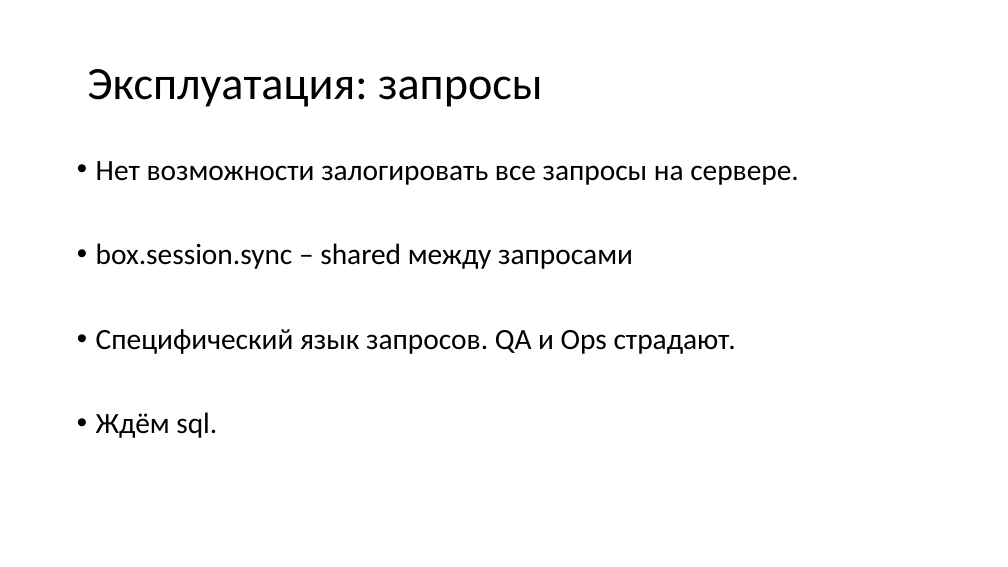
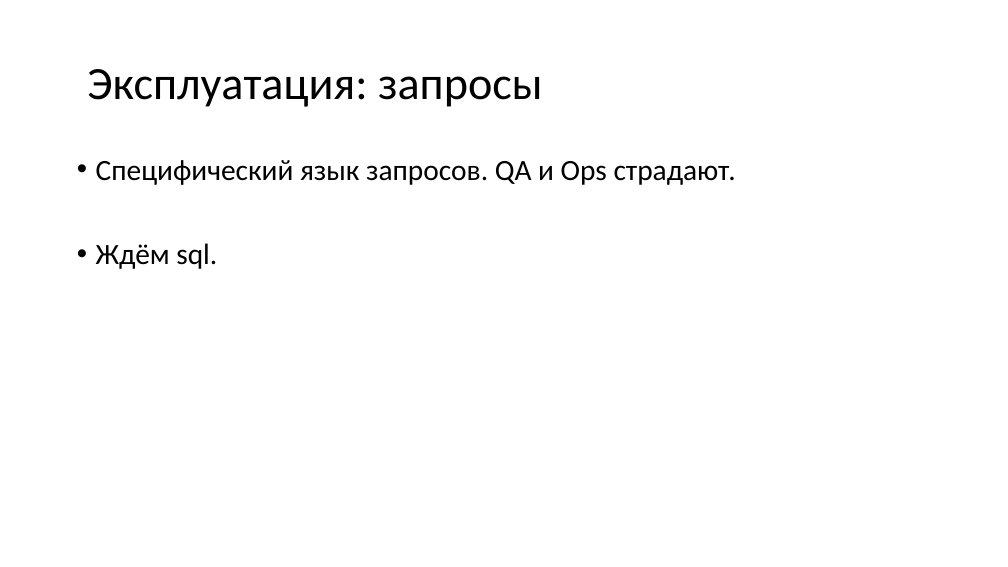
Before and after one commit to aensidhe/presentations, a slide deck: slide 16 of 2017/02/Tarantool for windows applications/Presentation.pptx (slide 15 before the commit). Drawn at 1008x567 pixels with LibreOffice and Linux fonts; fonts in the diff are those of the drawing. Boxes give left, top, right and bottom in pixels: in the first picture for what was removed or moved away, otherwise in the second. Text is boxed around its words. In the diff, an @@ line names an element or a change of style, - is before the commit and + after.

```diff
--- a/2017/02/Tarantool for windows applications/Presentation.pptx
+++ b/2017/02/Tarantool for windows applications/Presentation.pptx
@@ text at [96, 161, 799, 269]: paragraphs removed @@
-• Нет возможности залогировать все запросы на сервере.
-• box.session.sync – shared между запросами
```
Also in this commit, not shown: 5 other slides changed, 1 slide added, 1 other file.
